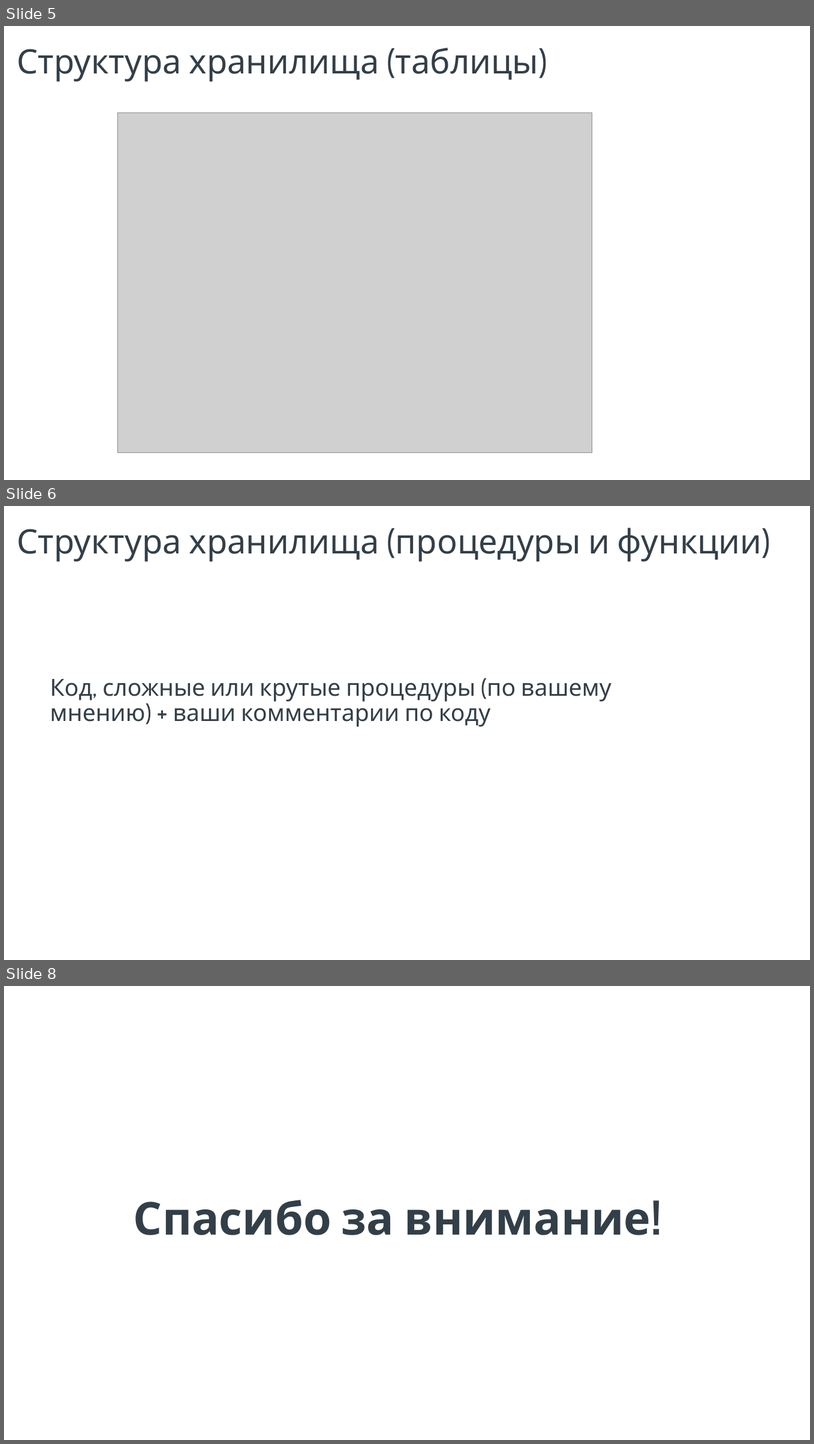
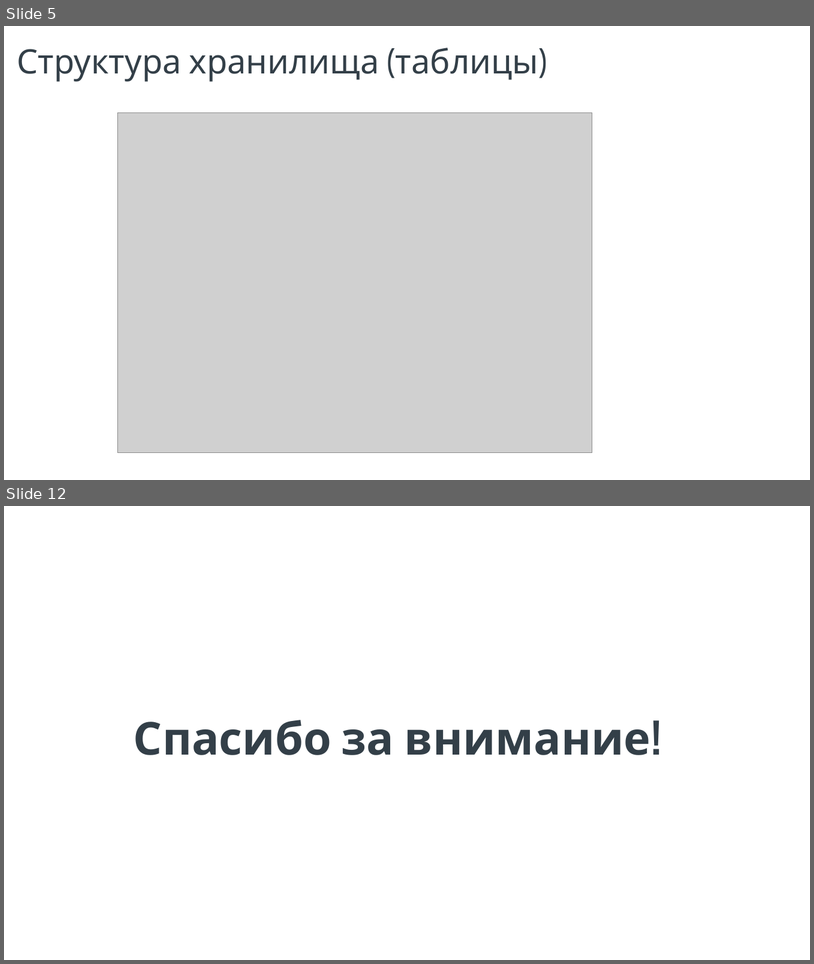
Before and after one commit to AndrSor/Course_PLSQL_SB, a slide deck: Course Work/Презентация проекта.pptx. Shown one above the other, each under a label of ours: slides 5, 6 and 8 before the commit, slides 5 and 12 after it; the slides between them are not shown. The pictures are 814x1444 and 814x964 pixels, drawn with LibreOffice and Linux fonts; fonts in the diff are those of the drawing; grey boxes stand for pictures; background and template pictures are left out. Boxes give left, top, right and bottom in pixels: in the first picture for what was removed or moved away, otherwise in the second. Text is boxed around its words. In the diff, an @@ line names an element or a change of style, - is before the commit and + after.

```diff
--- a/Course Work/Презентация проекта.pptx
+++ b/Course Work/Презентация проекта.pptx
@@ slide 6 removed at (4,506,810,960), background #FFFFFF; not listed: 1 template element that a slide beside it also shows @@
@@ text removed at (17,528,762,562) @@
-Структура хранилища (процедуры и функции)
@@ text removed at (50,679,612,727) @@
-Код, сложные или крутые процедуры (по вашему мнению) + ваши комментарии по коду
@@ what was slide 8 is now slide 12 @@
```
Also in this commit, not shown: 1 slide changed, 5 slides added, 6 other files.
